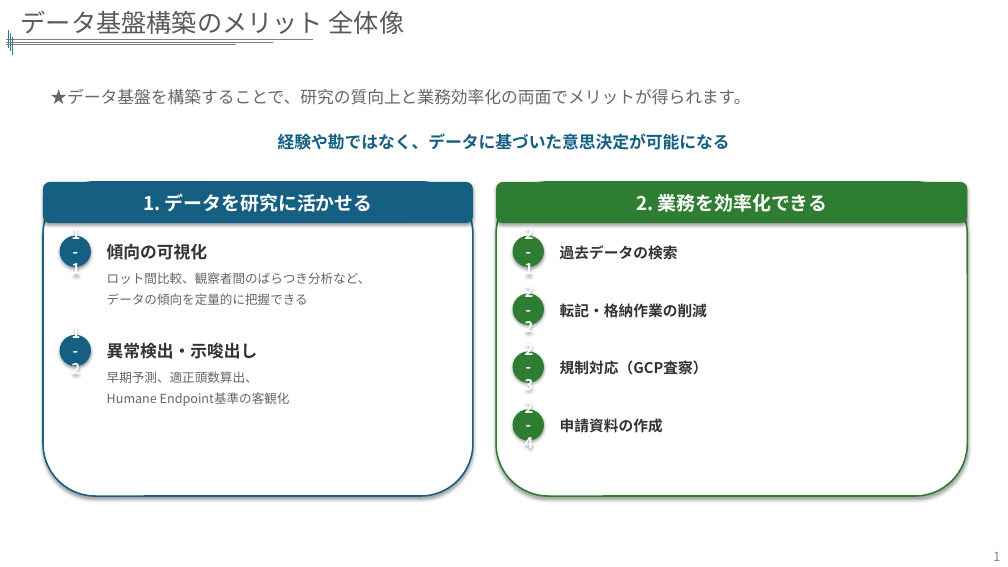
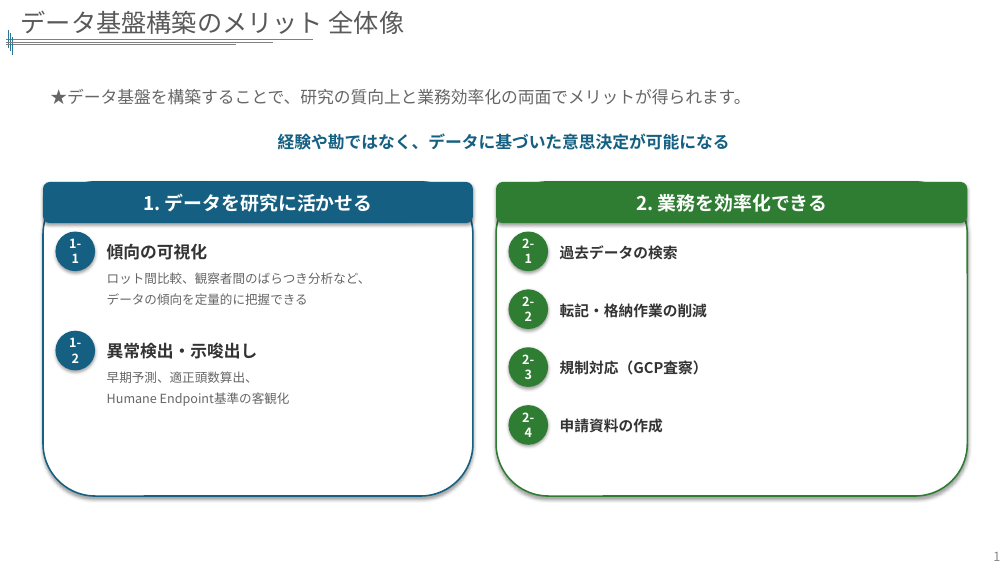
Before and after one commit to ttygtdgs/obsidian-ttygtd, a slide deck: slide 2 of 05_Output/Projects/@Active/Kyoritsu-Seiyaku-DX/02-materials/データ基盤メリット提案_共立製薬_NTTDXPN.pptx. Drawn at 1008x567 pixels with LibreOffice and Linux fonts; fonts in the diff are those of the drawing; background and template pictures are left out. Boxes give left, top, right and bottom in pixels: in the first picture for what was removed or moved away, otherwise in the second. Text is boxed around its words. In the diff, an @@ line names an element or a change of style, - is before the commit and + after.

```diff
--- a/05_Output/Projects/@Active/Kyoritsu-Seiyaku-DX/02-materials/データ基盤メリット提案_共立製薬_NTTDXPN.pptx
+++ b/05_Output/Projects/@Active/Kyoritsu-Seiyaku-DX/02-materials/データ基盤メリット提案_共立製薬_NTTDXPN.pptx
@@ ellipse "1-1": place and size @@
-ellipse "1-1" at (60, 236, 91, 268)
+ellipse "1-1" at (55, 231, 95, 271)
@@ ellipse "2-1": place and size @@
-ellipse "2-1" at (513, 236, 544, 268)
+ellipse "2-1" at (509, 231, 548, 271)
@@ ellipse "2-2": place and size @@
-ellipse "2-2" at (513, 293, 544, 325)
+ellipse "2-2" at (509, 290, 548, 329)
@@ size 14 to 12 pt in 6 elements at (509, 290, 548, 329), (509, 405, 548, 445), (509, 231, 548, 271), (509, 347, 548, 386), (55, 231, 95, 271), (55, 330, 95, 370) @@
@@ ellipse "1-2": place and size @@
-ellipse "1-2" at (60, 335, 91, 367)
+ellipse "1-2" at (55, 330, 95, 370)
@@ ellipse "2-3": place and size @@
-ellipse "2-3" at (513, 352, 544, 383)
+ellipse "2-3" at (509, 347, 548, 386)
@@ ellipse "2-4": place and size @@
-ellipse "2-4" at (513, 409, 544, 441)
+ellipse "2-4" at (509, 405, 548, 445)
```
Also in this commit, not shown: 1 other slide changed, 3 other files.
